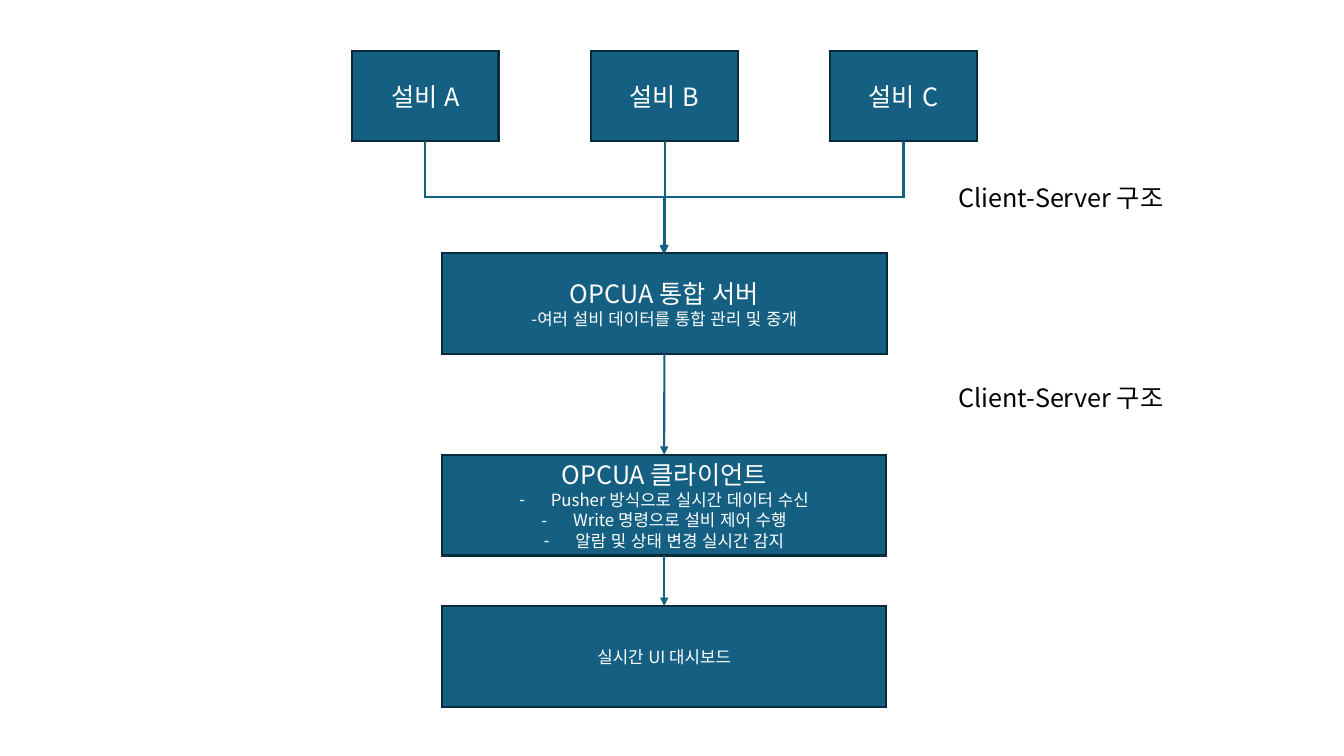
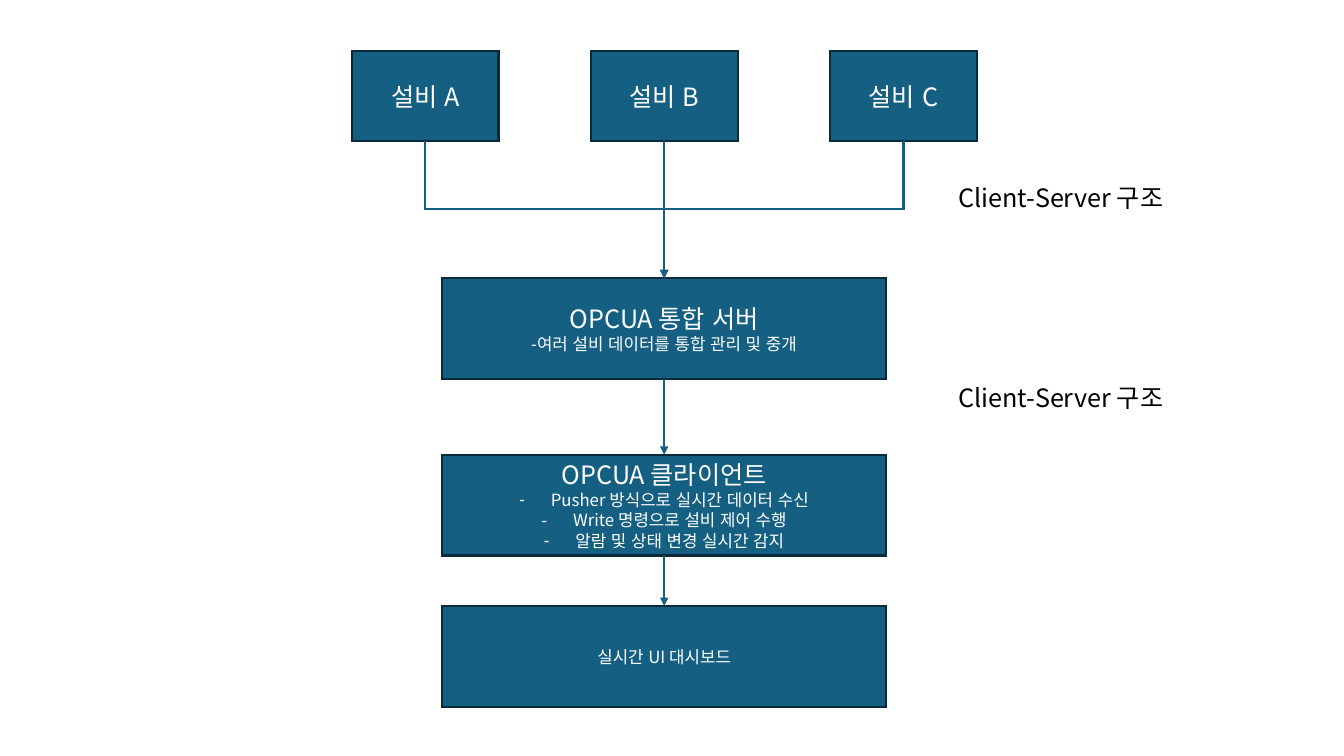
Before and after one commit to Junario/Opcua, a slide deck: slide 1 of OPCUA_설비기계.pptx. Drawn at 1344x756 pixels with LibreOffice and Linux fonts; fonts in the diff are those of the drawing. Boxes give left, top, right and bottom in pixels: in the first picture for what was removed or moved away, otherwise in the second. Text is boxed around its words. In the diff, an @@ line names an element or a change of style, - is before the commit and + after.

```diff
--- a/OPCUA_설비기계.pptx
+++ b/OPCUA_설비기계.pptx
@@ elbow arrow moved from (425, 141) - (664, 253) to (425, 141) - (664, 278) @@
@@ elbow arrow moved from (903, 141) - (664, 253) to (903, 141) - (664, 278) @@
@@ elbow arrow moved from (665, 141) - (663, 254) to (664, 141) - (664, 278) @@
@@ rectangle "OPCUA 통합 서버": place and size @@
-rectangle "OPCUA 통합 서버" at bbox=[443, 253, 887, 354]
+rectangle "OPCUA 통합 서버" at bbox=[442, 278, 886, 379]
@@ arrow moved from (664, 354) - (664, 455) to (664, 379) - (664, 455) @@
```
Also in this commit, not shown: 1 slide added, 6 other files.
